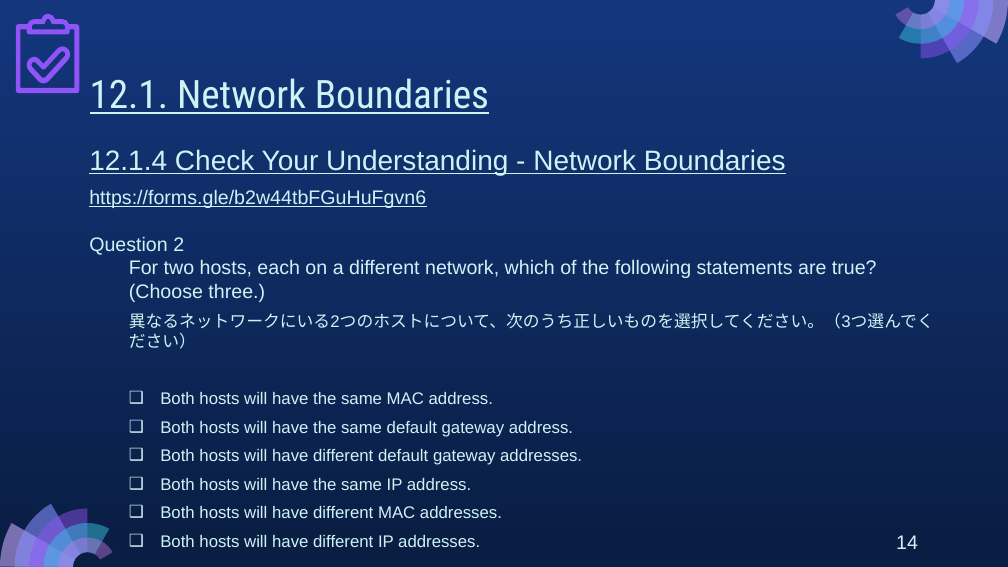
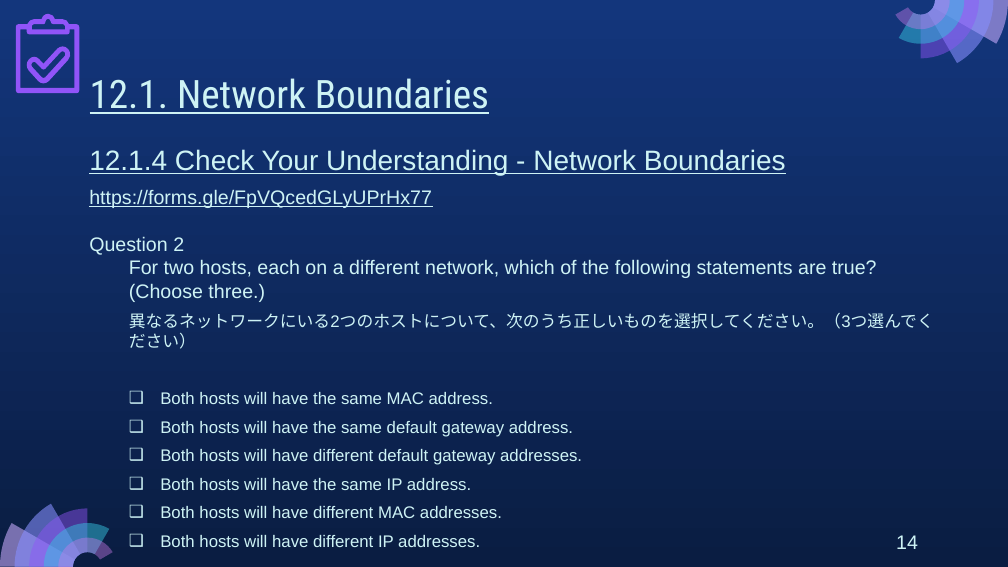
Before and after one commit to MarikoTagawa/kosen-mongolia-materials, a slide deck: slide 14 of network-basics/slides/11_NetworkBasics_2025_2P.pptx. Drawn at 1008x567 pixels with LibreOffice and Linux fonts; fonts in the diff are those of the drawing. Boxes give left, top, right and bottom in pixels: in the first picture for what was removed or moved away, otherwise in the second. Text is boxed around its words. In the diff, an @@ line names an element or a change of style, - is before the commit and + after.

```diff
--- a/network-basics/slides/11_NetworkBasics_2025_2P.pptx
+++ b/network-basics/slides/11_NetworkBasics_2025_2P.pptx
@@ text at (89, 189, 432, 208): text changed @@
-https://forms.gle/b2w44tbFGuHuFgvn6
+https://forms.gle/FpVQcedGLyUPrHx77
```
Also in this commit, not shown: 3 other slides changed.
